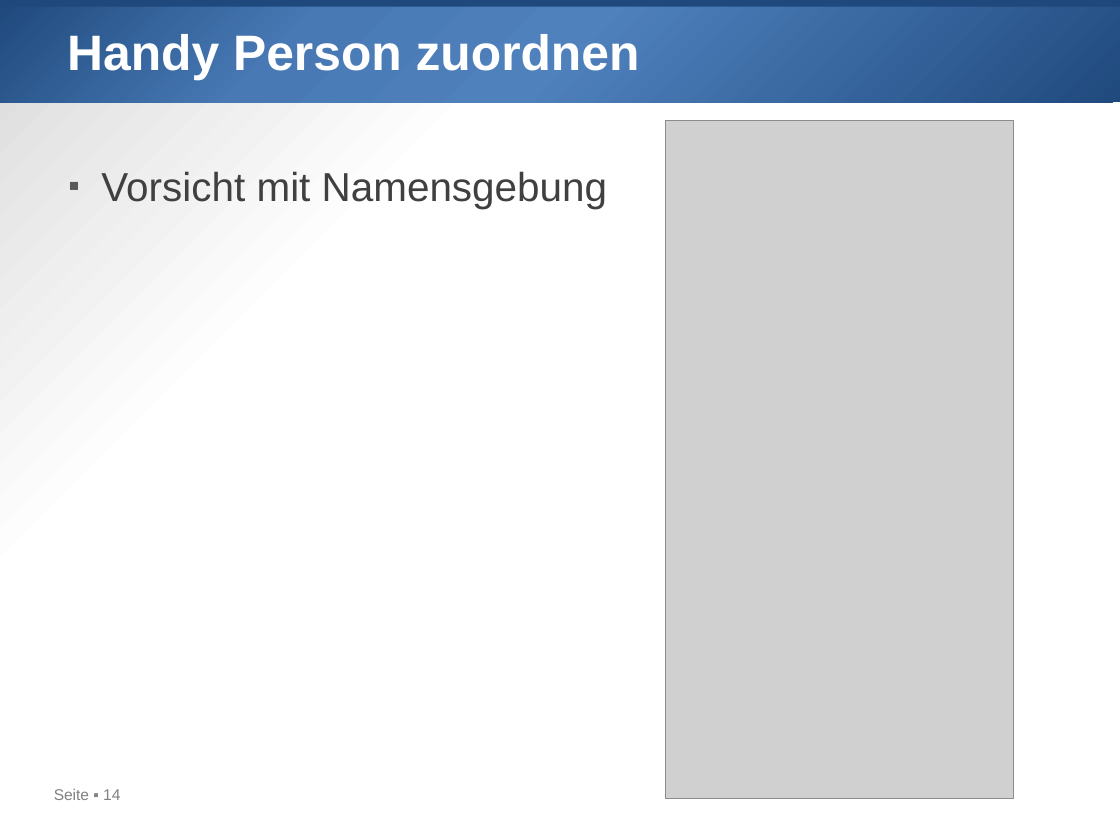
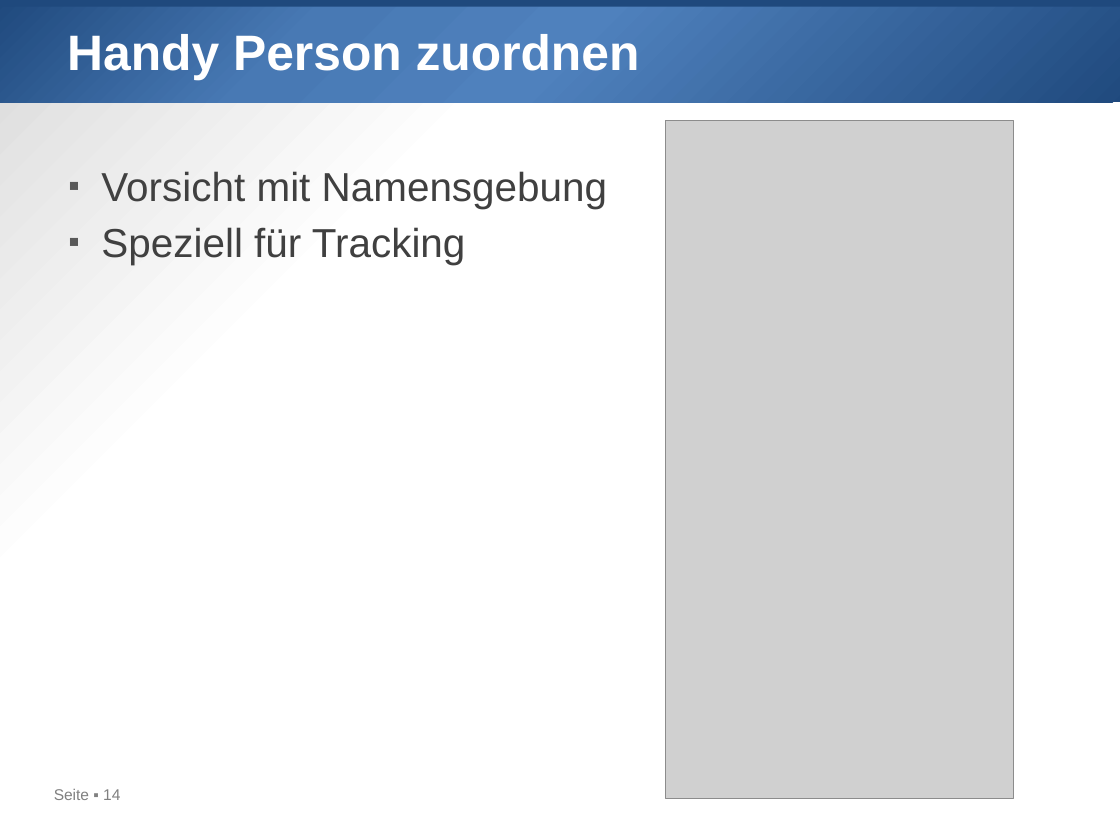
Before and after one commit to htl-leo/sperlhof, a slide deck: slide 14 of 2025-03-31/02_companion app.pptx. Drawn at 1120x840 pixels with LibreOffice and Linux fonts; fonts in the diff are those of the drawing; grey boxes stand for pictures. Boxes give left, top, right and bottom in pixels: in the first picture for what was removed or moved away, otherwise in the second. Text is boxed around its words. In the diff, an @@ line names an element or a change of style, - is before the commit and + after.

```diff
--- a/2025-03-31/02_companion app.pptx
+++ b/2025-03-31/02_companion app.pptx
@@ text at bbox=[101, 227, 466, 265]: paragraph added @@
+▪ Speziell für Tracking
```
Also in this commit, not shown: 3 other slides changed, 3 slides added, 27 other files.
